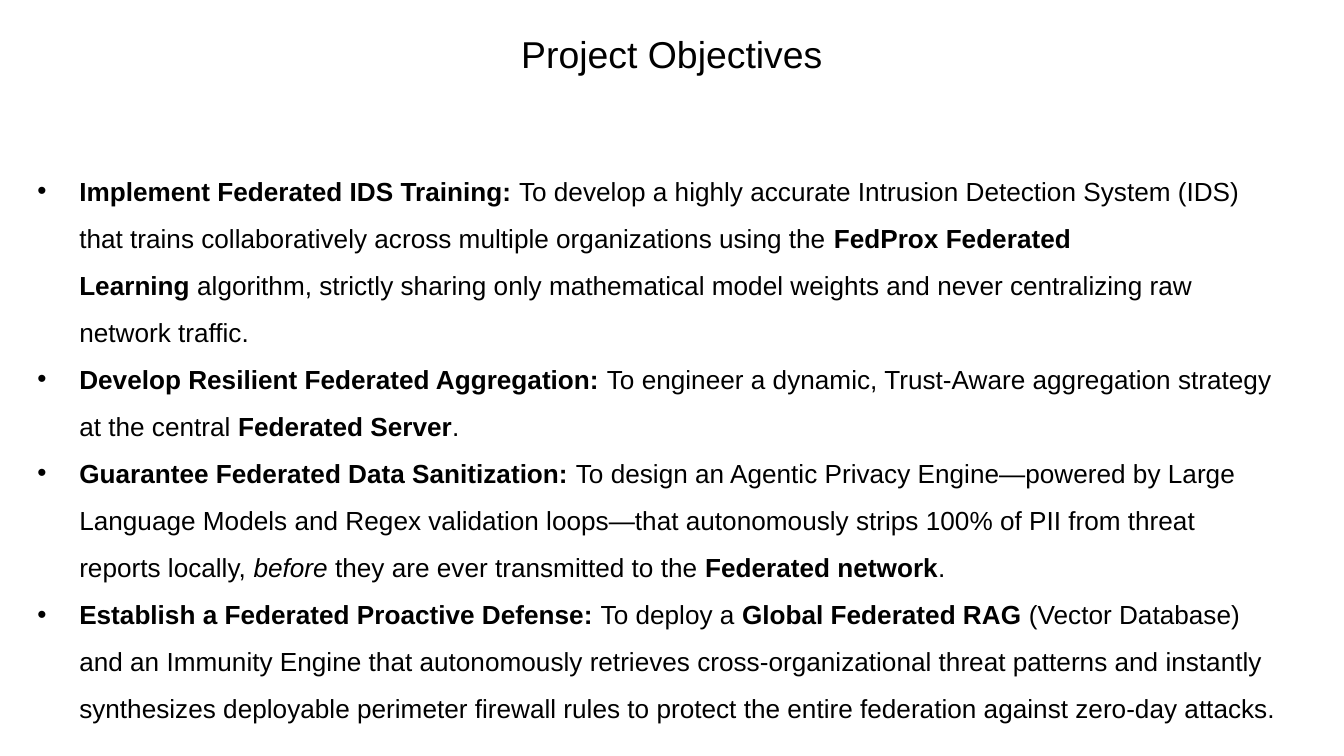
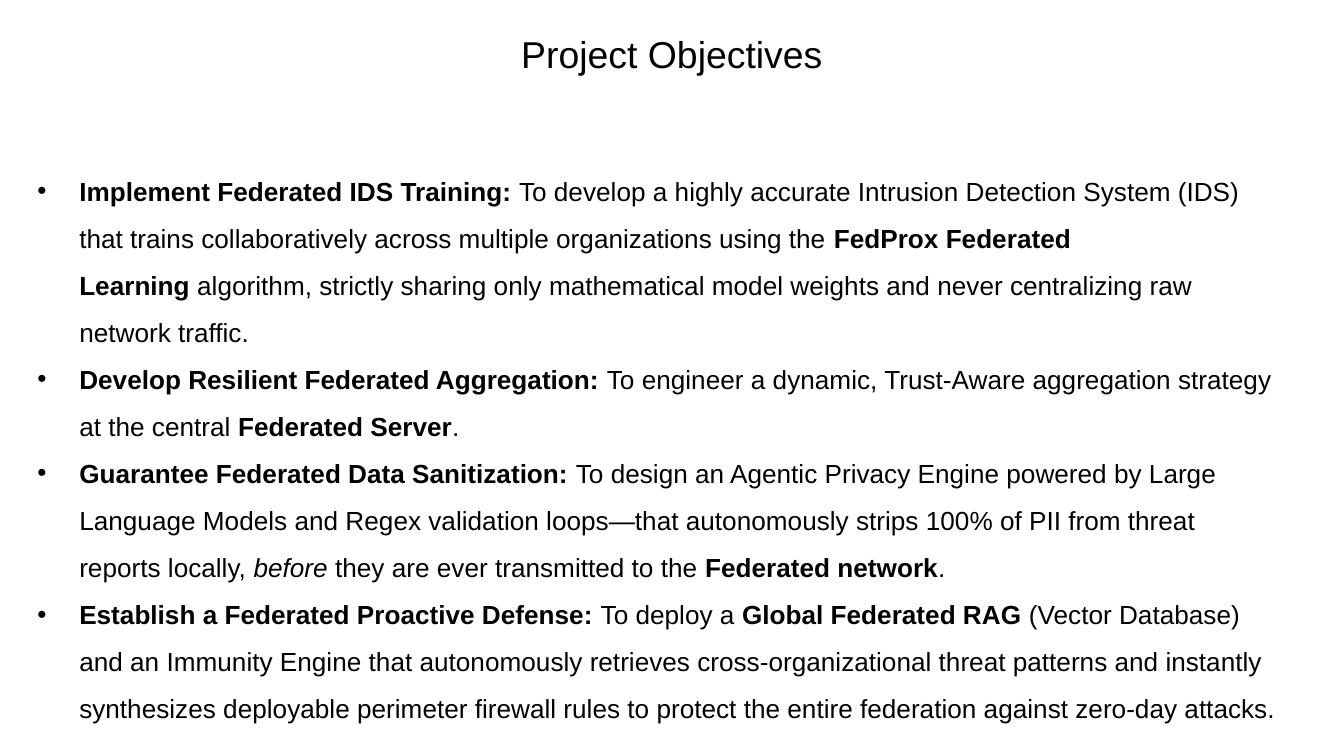
Before and after one commit to veerasagar/ACTIS-MCE442P, a slide deck: slide 6 of docs/ppt/ACTIS-Phase-1.pptx. Drawn at 1344x756 pixels with LibreOffice and Linux fonts; fonts in the diff are those of the drawing; background and template pictures are left out. Boxes give left, top, right and bottom in pixels: in the first picture for what was removed or moved away, otherwise in the second. Text is boxed around its words. In the diff, an @@ line names an element or a change of style, - is before the commit and + after.

```diff
--- a/docs/ppt/ACTIS-Phase-1.pptx
+++ b/docs/ppt/ACTIS-Phase-1.pptx
@@ text at (79,464,1216,583): text changed @@
-• Guarantee Federated Data Sanitization: To design an Agentic Privacy Engine—powered by Large Language Models and Regex validation loops—that autonomously strips 100% of PII from threat reports locally, before they are ever transmitted to the Federated network.
+• Guarantee Federated Data Sanitization: To design an Agentic Privacy Engine powered by Large Language Models and Regex validation loops—that autonomously strips 100% of PII from threat reports locally, before they are ever transmitted to the Federated network.
```
Also in this commit, not shown: 8 other slides changed, 2 other files.
